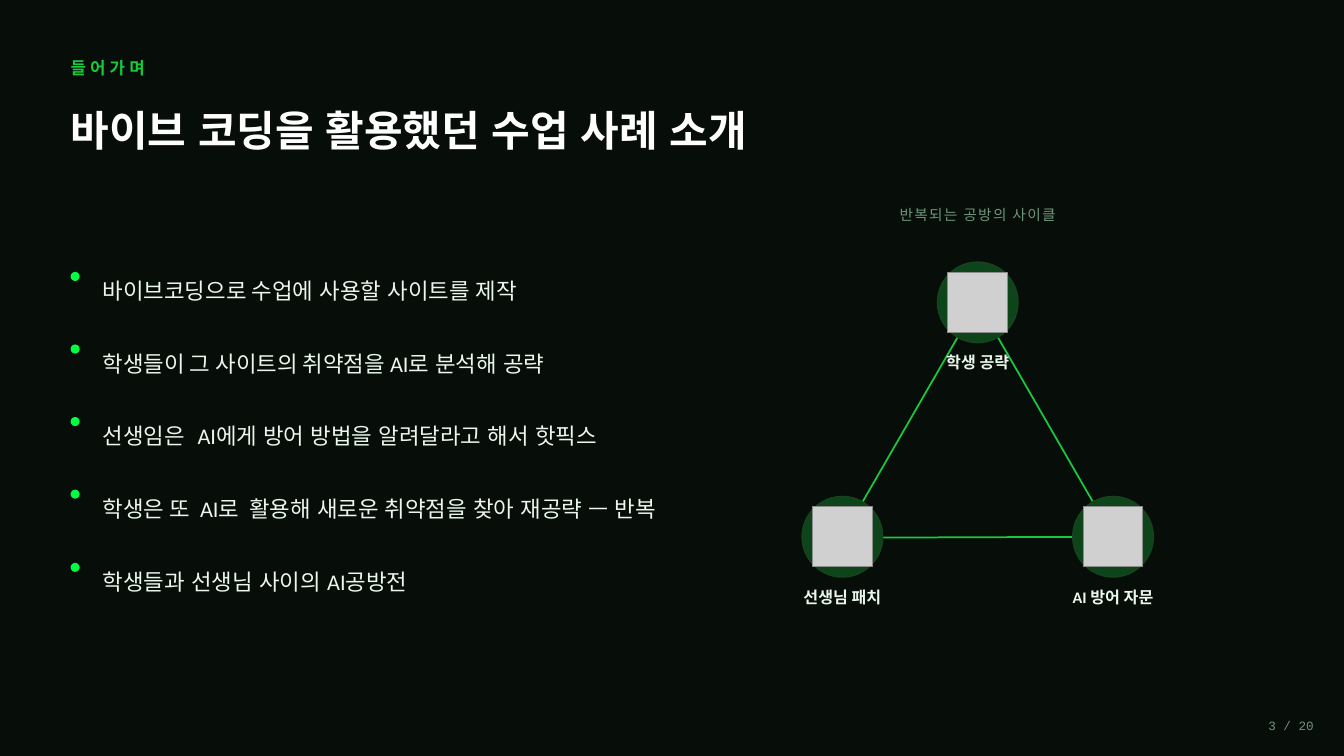
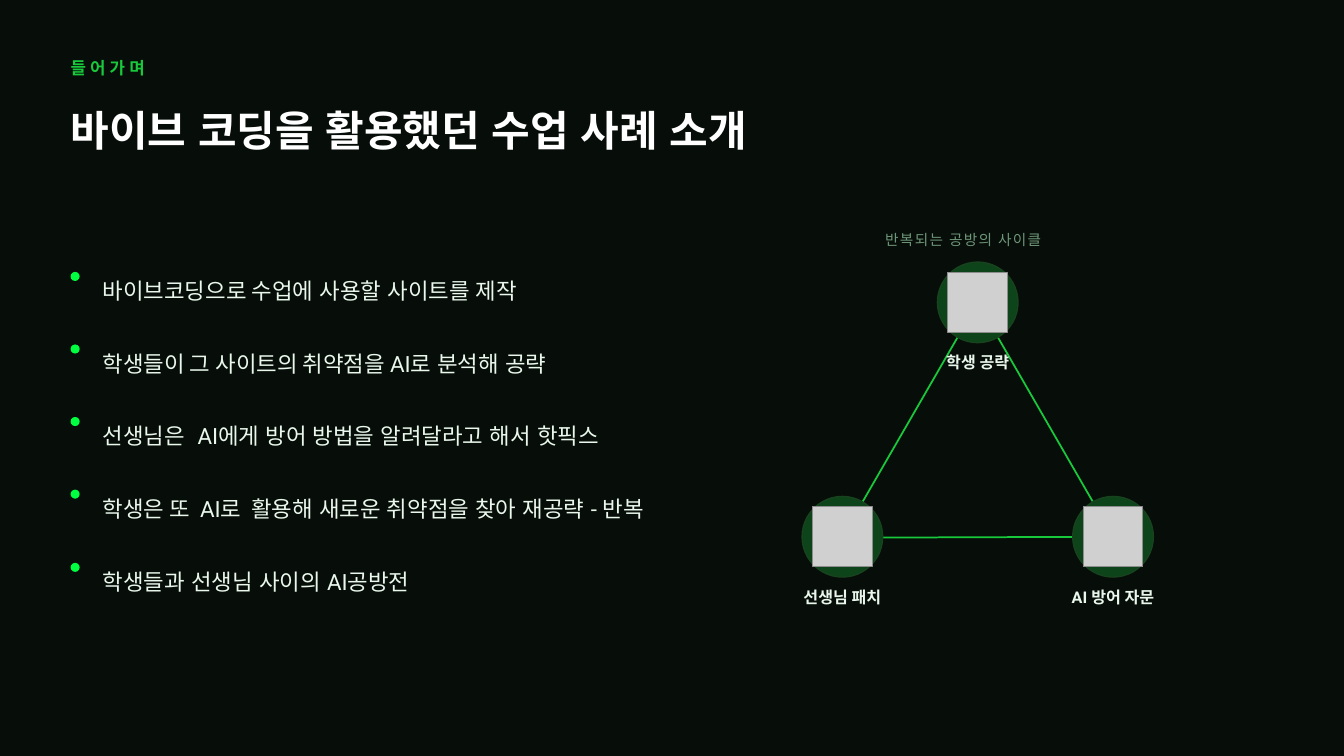
Before and after one commit to shk-cell/Macro_Classroom, a slide deck: slide 3 of AI기반 바이브코딩 시대의 교사역할과 교수학습설계.pptx. Drawn at 1344x756 pixels with LibreOffice and Linux fonts; fonts in the diff are those of the drawing; grey boxes stand for pictures. Boxes give left, top, right and bottom in pixels: in the first picture for what was removed or moved away, otherwise in the second. Text is boxed around its words. In the diff, an @@ line names an element or a change of style, - is before the commit and + after.

```diff
--- a/AI기반 바이브코딩 시대의 교사역할과 교수학습설계.pptx
+++ b/AI기반 바이브코딩 시대의 교사역할과 교수학습설계.pptx
@@ text "반복되는 공방의 사이클": place and size @@
-text "반복되는 공방의 사이클" at [900, 208, 1055, 221]
+text "반복되는 공방의 사이클" at [885, 233, 1041, 246]
@@ text "반복되는 공방의 사이클" at [885, 233, 1041, 246]: font Courier New to Roboto @@
@@ text "학생들이 그 사이트의 취약점을 AI로 ..." at [103, 353, 546, 374]: font Calibri to Roboto @@
@@ text at [103, 425, 599, 446]: text changed; font Calibri to Roboto @@
-선생임은 AI에게 방어 방법을 알려달라고 해서 핫픽스
+선생님은 AI에게 방어 방법을 알려달라고 해서 핫픽스
@@ text at [103, 498, 644, 519]: text changed; font Calibri to Roboto @@
-학생은 또 AI로 활용해 새로운 취약점을 찾아 재공략 — 반복
+학생은 또 AI로 활용해 새로운 취약점을 찾아 재공략 - 반복
@@ text "학생들과 선생님 사이의 AI공방전" at [103, 571, 409, 592]: font Calibri to Roboto @@
@@ text removed at [1268, 721, 1314, 730] @@
-3 / 20
```
Also in this commit, not shown: 29 other slides changed, 2 slides added, 2 slides removed.
